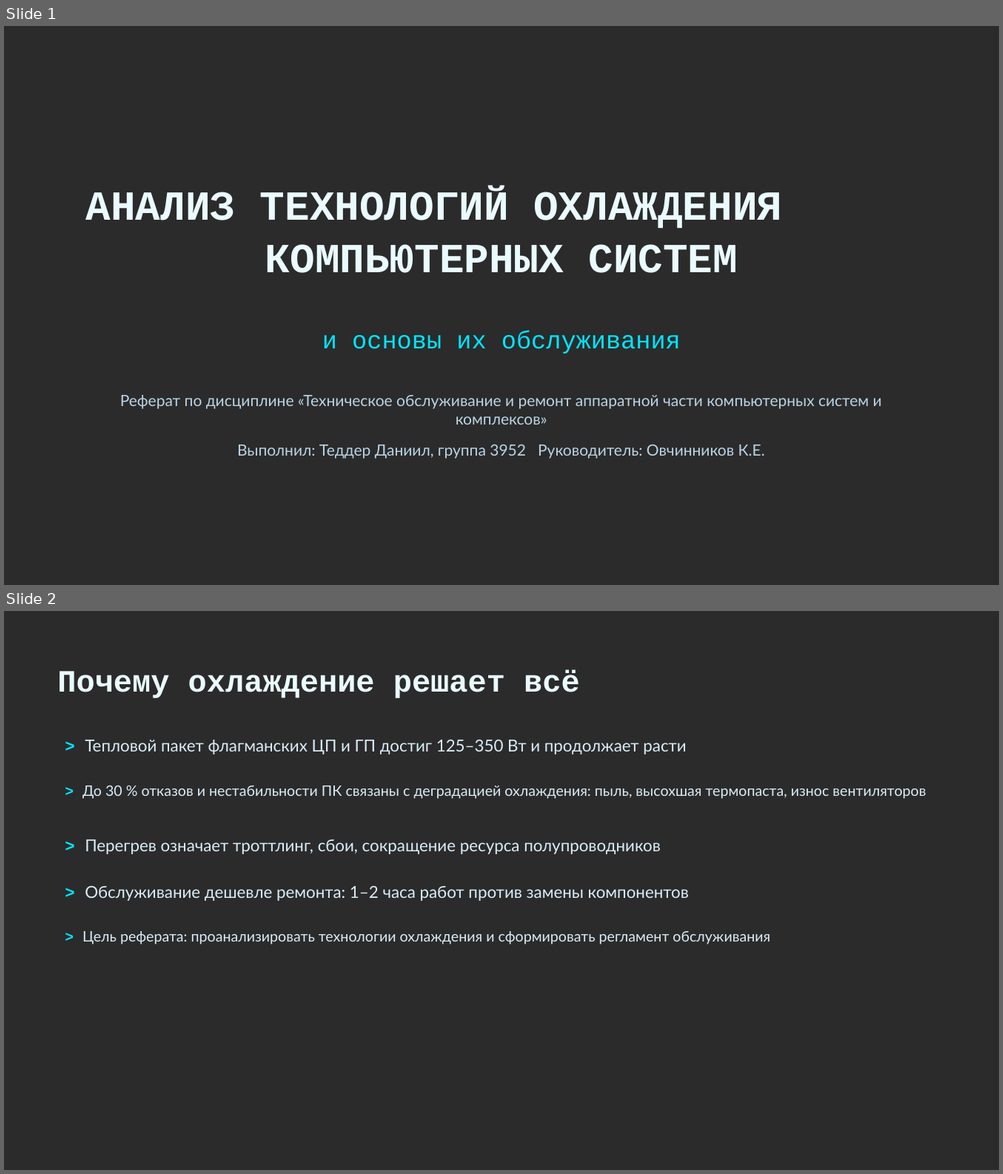
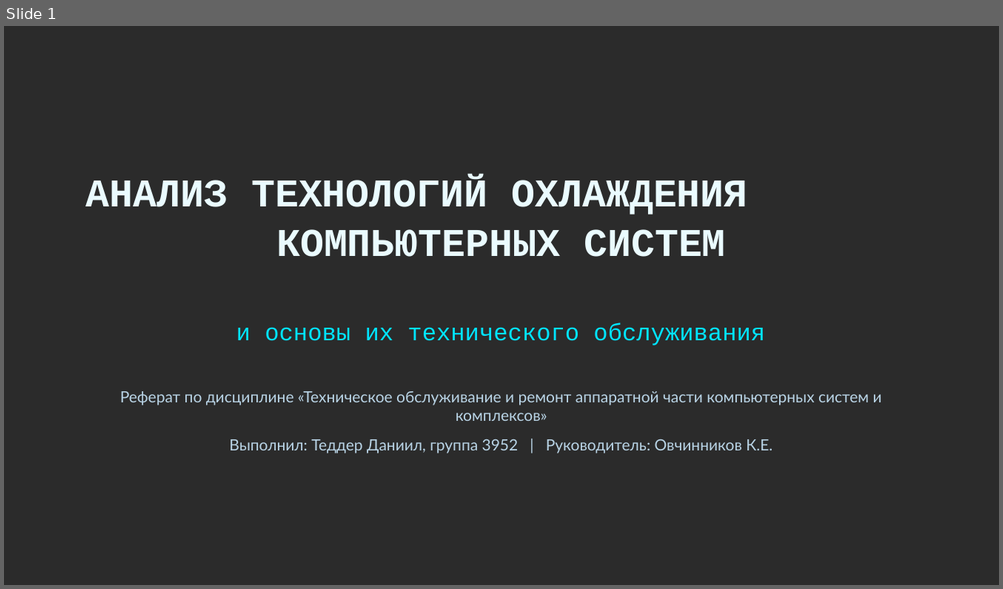
Before and after one commit to Danjar2005/Referat-Ovechka, a slide deck: ОВЧ-ЭКЗ/Итоговые работы/3952_Теддер_Д_ОхлаждениеКомпьютерныхСистем_Презентация.pptx. Shown one above the other, each under a label of ours: slides 1 and 2 before the commit, slide 1 after it. The pictures are 1003x1174 and 1003x589 pixels, drawn with LibreOffice and Linux fonts; fonts in the diff are those of the drawing; background and template pictures are left out; a plain dark background stands for a picture behind light text. Boxes give left, top, right and bottom in pixels: in the first picture for what was removed or moved away, otherwise in the second. Text is boxed around its words. In the diff, an @@ line names an element or a change of style, - is before the commit and + after.

Commit message:
Улучшение презентации: сложная анимация, иллюстрации и папка Итоговые работы2

```diff
--- a/ОВЧ-ЭКЗ/Итоговые работы/3952_Теддер_Д_ОхлаждениеКомпьютерныхСистем_Презентация.pptx
+++ b/ОВЧ-ЭКЗ/Итоговые работы/3952_Теддер_Д_ОхлаждениеКомпьютерныхСистем_Презентация.pptx
@@ slide 2 removed at [4,611,999,1170], background picture (left out) @@
@@ text removed at [57,669,580,698] @@
-Почему охлаждение решает всё
@@ text removed at [85,740,686,755] @@
-> Тепловой пакет флагманских ЦП и ГП достиг 125–350 Вт и продолжает расти
@@ text removed at [82,786,925,799] @@
-> До 30 % отказов и нестабильности ПК связаны с деградацией охлаждения: пыль, высохшая термопаста, износ вентиляторов
@@ text removed at [85,840,660,854] @@
-> Перегрев означает троттлинг, сбои, сокращение ресурса полупроводников
@@ text removed at [85,886,688,901] @@
-> Обслуживание дешевле ремонта: 1–2 часа работ против замены компонентов
@@ text removed at [82,931,770,945] @@
-> Цель реферата: проанализировать технологии охлаждения и сформировать регламент обслуживания
@@ slide 1 changed as well @@
@@ text "АНАЛИЗ ТЕХНОЛОГИЙ ОХЛАЖДЕНИЯ КОМПЬЮТЕРНЫХ СИСТЕМ": place and size @@
-text "АНАЛИЗ ТЕХНОЛОГИЙ ОХЛАЖДЕНИЯ КОМПЬЮТЕРНЫХ СИСТЕМ" at [86,190,782,273]
+text "АНАЛИЗ ТЕХНОЛОГИЙ ОХЛАЖДЕНИЯ КОМПЬЮТЕРНЫХ СИСТЕМ" at [86,178,747,257]
@@ text "АНАЛИЗ ТЕХНОЛОГИЙ ОХЛАЖДЕНИЯ КОМПЬЮТЕРНЫХ СИСТЕМ" at [86,178,747,257]: size 40 to 38 pt @@
@@ text at [236,323,765,346]: text changed; size 24 to 23 pt @@
-и основы их обслуживания
+и основы их технического обслуживания
@@ text "Реферат по дисциплине «Техническое обслуживание ...": place and size @@
-text "Реферат по дисциплине «Техническое обслуживание ..." at [120,395,882,425]
+text "Реферат по дисциплине «Техническое обслуживание ..." at [120,392,882,421]
@@ text at [229,440,772,454]: text changed @@
-Выполнил: Теддер Даниил, группа 3952 Руководитель: Овчинников К.Е.
+Выполнил: Теддер Даниил, группа 3952 | Руководитель: Овчинников К.Е.
```
Also in this commit, not shown: 14 slides added, 12 other slides removed, 2 other files.
